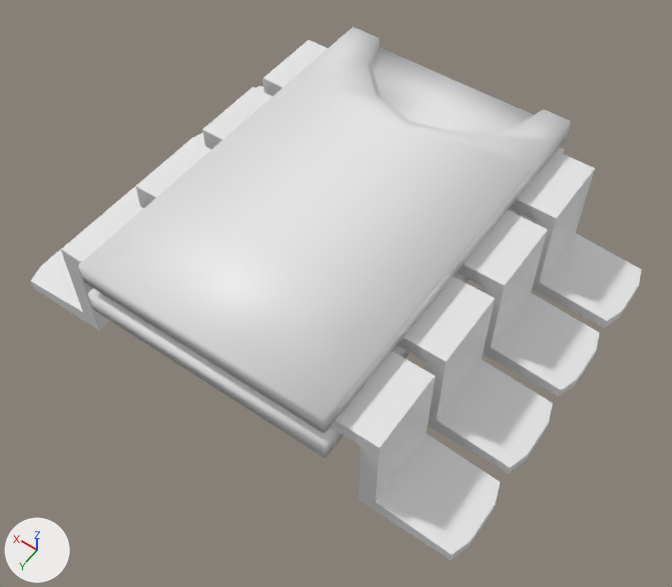
The FBX model uklad_scalony_4x4_plaski.fbx, before and after one commit.
The view is the same before and after, from a 50 mm camera at (70.62, 9.64, 27.74) aimed at (81.3, -5.3, 4.26). Arrows for +X, +Y and +Z are at lower left; the lights stay in place.

The first picture shows 'uklad_scalony_4x4_plaski'.
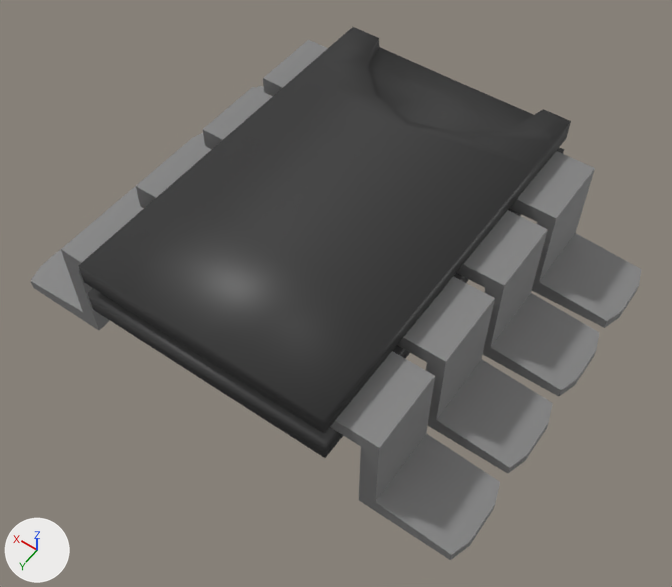
Location of each change, (x1, y1, x2, y2) in pixels of the pictures (672 x 587 px):
part 1 of me_cube_006, recoloured (white to black): (163, 27, 571, 358) in both
part 2 of me_cube_006, recoloured (white to grey): (78, 192, 401, 458) in both
part 3 of me_cube_006, recoloured (white to grey): (330, 151, 641, 560) in both
part 4 of me_cube_006, recoloured (white to grey): (31, 40, 321, 330) in both
part 5 of me_cube_006, recoloured (white to grey): (74, 45, 328, 270) in both

The edits, one by one:
Material 'metalowe elementy' (mat_metalowe_elementy) is new.
Its base color is (0.233, 0.233, 0.233) (grey #858585).
Material 'czarny_ele_scalony' (mat_czarny_ele_scalony) is new.
Its base color is (0.0352, 0.0352, 0.0352) (black #353535).
me_cube_006 has 333 vertices, 305 faces and spans x 73.7..90.4, y -13.3..0.2, z 3.2..7.6.
me_cube_006 is used by ob_uklad_scalony_4x4_plaski; location (0.0, 0.0, 0.0).
me_cube_006 part 1: 86 of the faces centred in x 77.7..86.3, y -13.3..-4.8, z 5.5..7.6 switch from no material to mat_czarny_ele_scalony (black #353535).
me_cube_006 part 2: 27 of the faces centred in x 77.7..86.3, y -1.7..0.2, z 5.5..7.6 switch from no material to mat_czarny_ele_scalony (black #353535).
me_cube_006 part 3: 96 of the faces centred in x 73.7..78.4, y -12.5..-0.3, z 3.2..6.8 switch from no material to mat_metalowe_elementy (grey #858585).
me_cube_006 part 4: 80 of the faces centred in x 87.1..90.4, y -12.5..-0.3, z 3.2..6.8 switch from no material to mat_metalowe_elementy (grey #858585).
me_cube_006 part 5: 16 of the faces centred in x 85.7, y -12.5..-0.3, z 6.3..6.8 switch from no material to mat_metalowe_elementy (grey #858585).
